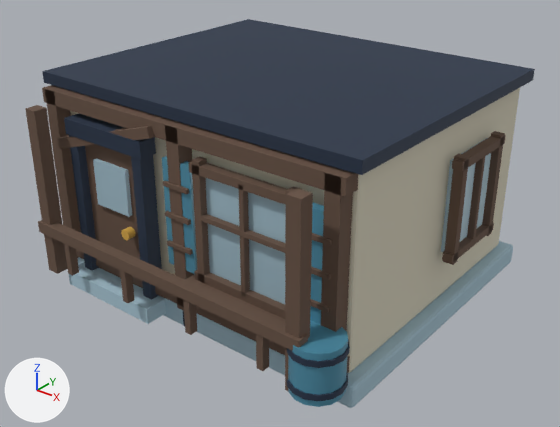
The glTF model game/art/diorama/layers/base_house_banks_0.glb as it was, and as the next commit left it.
One viewpoint serves both versions: a camera (50 mm lens) standing at (1.007, -1.292, 0.931) and looking at (0.028, -0.069, 0.172). Arrows for +X, +Y and +Z are at lower left; the lights stay in place. The first picture is the older version. Vertices at exactly the same position are counted once.

Names of what the first picture shows: 'base_house_banks_0 glass', 'base_house_banks_0 ink', 'base_house_banks_0 mist', 'base_house_banks_0 plaster', 'base_house_banks_0 river', 'base_house_banks_0 wood' and 1 more.
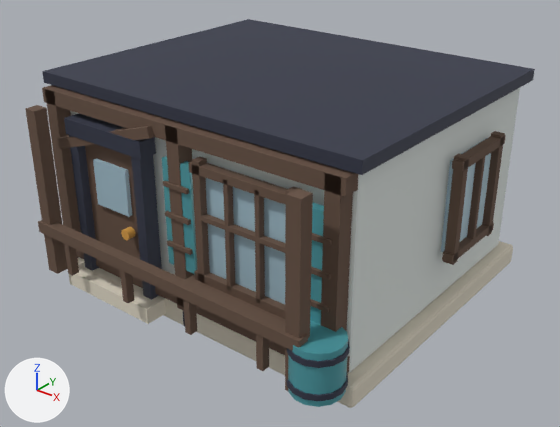
Where the change shows, as pixel boxes [x1, y1, x2, y2] in the pictures (560 x 427 px; the box of a moved part takes in the faces that stretch with it):
'base_house_banks_0 plaster', recoloured (pale yellow to white): [70, 88, 520, 373] in both
'base_house_banks_0 mist', recoloured: [69, 241, 513, 408] in both
part 1 of me_base_house_banks_0_plinth_005, moved or reshaped: before [238, 185, 250, 297]; after [223, 180, 235, 290]
part 2 of me_base_house_banks_0_plinth_005, added (brown): after [254, 190, 265, 304]

The change, as a list of edits to the scene's bpy script:
```text
Change mat_river:
    mat_river.base_color: (0.0782, 0.275, 0.392) -> (0.0782, 0.337, 0.381)  # cyan #4f8fa8 -> cyan #4f9da6
Change mat_mist:
    mat_mist.base_color: (0.386, 0.552, 0.644) -> (0.745, 0.687, 0.565)  # blue #a7c4d2 -> pale yellow #e0d8c6
Change mat_plaster:
    mat_plaster.base_color: (0.694, 0.651, 0.515) -> (0.738, 0.784, 0.761)  # pale yellow #d9d3be -> white #dfe5e2
Change me_base_house_banks_0_plinth_005:
    used by ob_base_house_banks_0_wood; location = (0.0, 0.0, 0.0)
    remove me_base_house_banks_0_plinth_005.from_pydata(...)  # 256 vertices, 384 faces; spans x -0.39..0.427, y -0.432..0.175, z 0.05..0.451
    add me_base_house_banks_0_plinth_005.from_pydata(...)  # 264 vertices, 396 faces; spans x -0.39..0.427, y -0.432..0.175, z 0.05..0.451
    me_base_house_banks_0_plinth_005 part 1: the loose piece of 8 vertices spanning x 0.165..0.175, y -0.357..-0.343, z 0.15..0.38 is moved by (-0.037, 0.0, 0.0)
    me_base_house_banks_0_plinth_005 part 2: a new loose piece, a box spanning x 0.2017..0.2117, y -0.357..-0.343, z 0.15..0.38, in mat_wood (brown #675143)
```
